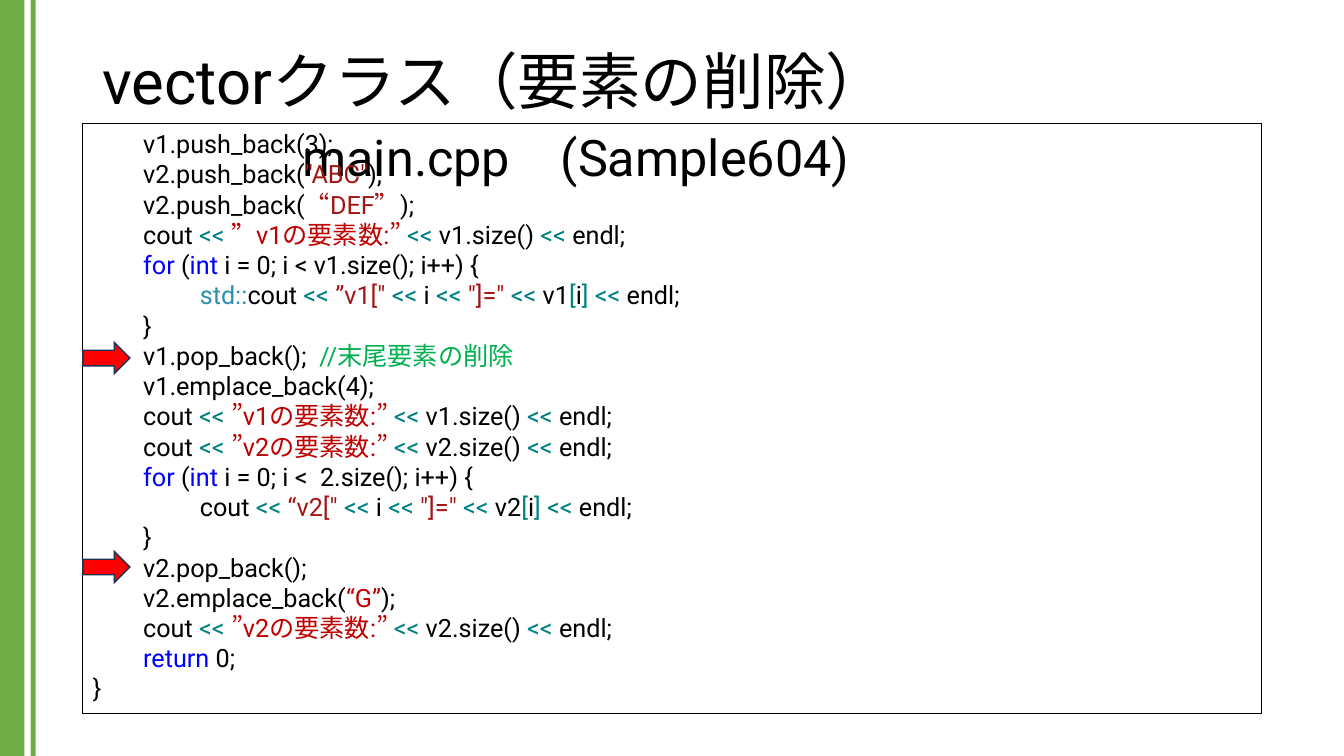
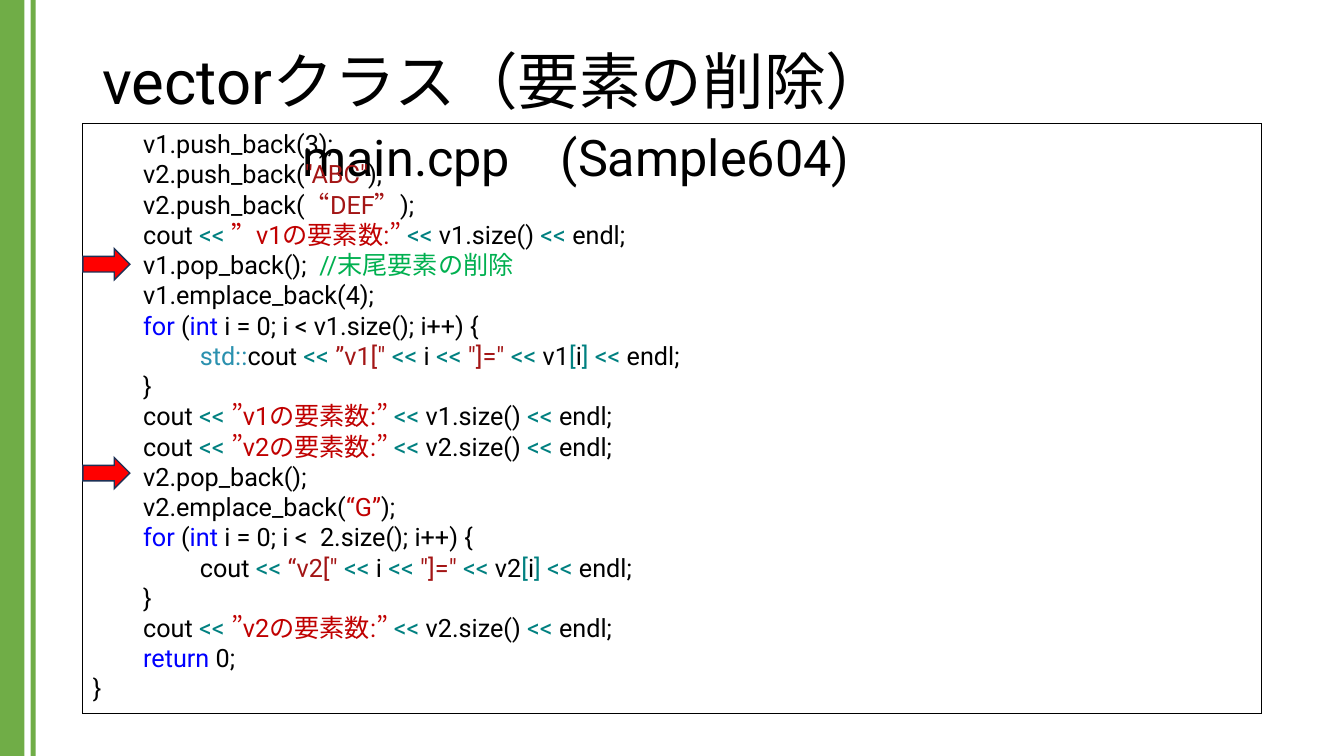
Before and after one commit to kic-murata/cpp2024, a slide deck: slide 14 of 授業資料/講義資料：Vectorクラス.pptx. Drawn at 1344x756 pixels with LibreOffice and Linux fonts; fonts in the diff are those of the drawing. Boxes give left, top, right and bottom in pixels: in the first picture for what was removed or moved away, otherwise in the second. Text is boxed around its words. In the diff, an @@ line names an element or a change of style, - is before the commit and + after.

```diff
--- a/授業資料/講義資料：Vectorクラス.pptx
+++ b/授業資料/講義資料：Vectorクラス.pptx
@@ right arrow: place and size @@
-right arrow at (83, 343, 130, 374)
+right arrow at (83, 249, 130, 280)
@@ text in rectangle at (143, 252, 513, 310): paragraph added @@
+v1.pop_back(); //末尾要素の削除
+v1.emplace_back(4);
@@ text in rectangle at (143, 343, 513, 401): paragraph removed @@
-v1.pop_back(); //末尾要素の削除
-v1.emplace_back(4);
@@ right arrow: place and size @@
-right arrow at (83, 552, 130, 583)
+right arrow at (83, 458, 130, 489)
@@ text in rectangle at (143, 466, 395, 522): paragraphs added @@
+v2.pop_back();
+v2.emplace_back(“G”);
@@ text in rectangle at (143, 557, 395, 613): paragraphs removed @@
-v2.pop_back();
-v2.emplace_back(“G”);
```
Also in this commit, not shown: 3 other slides changed.
